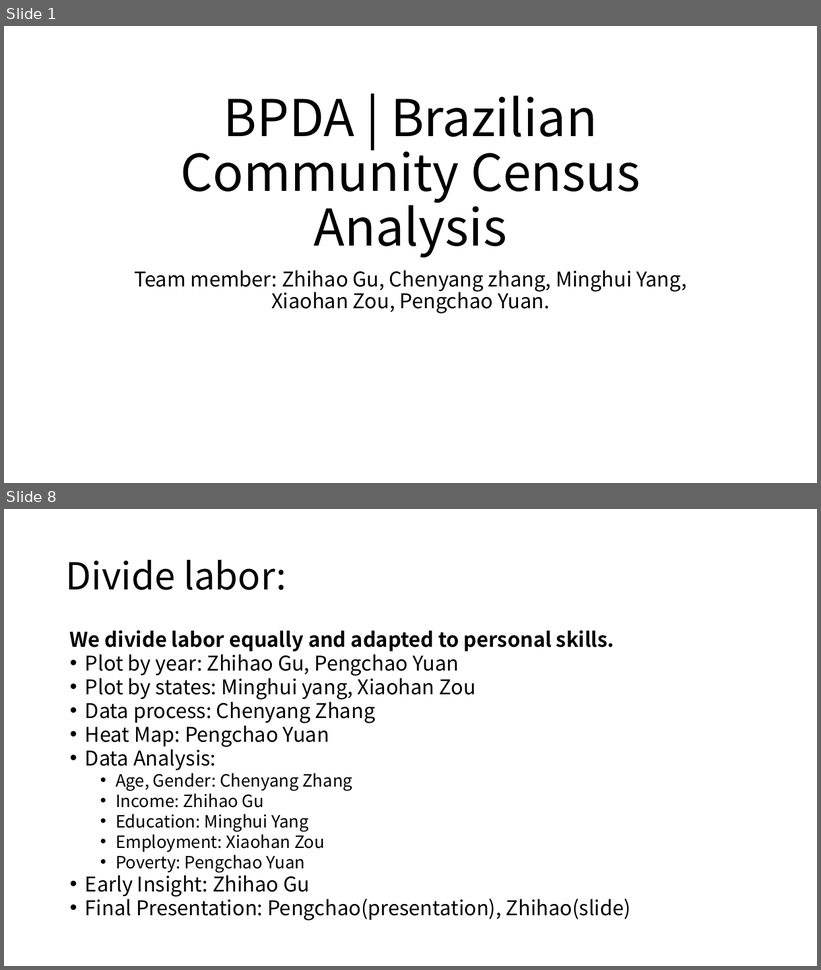
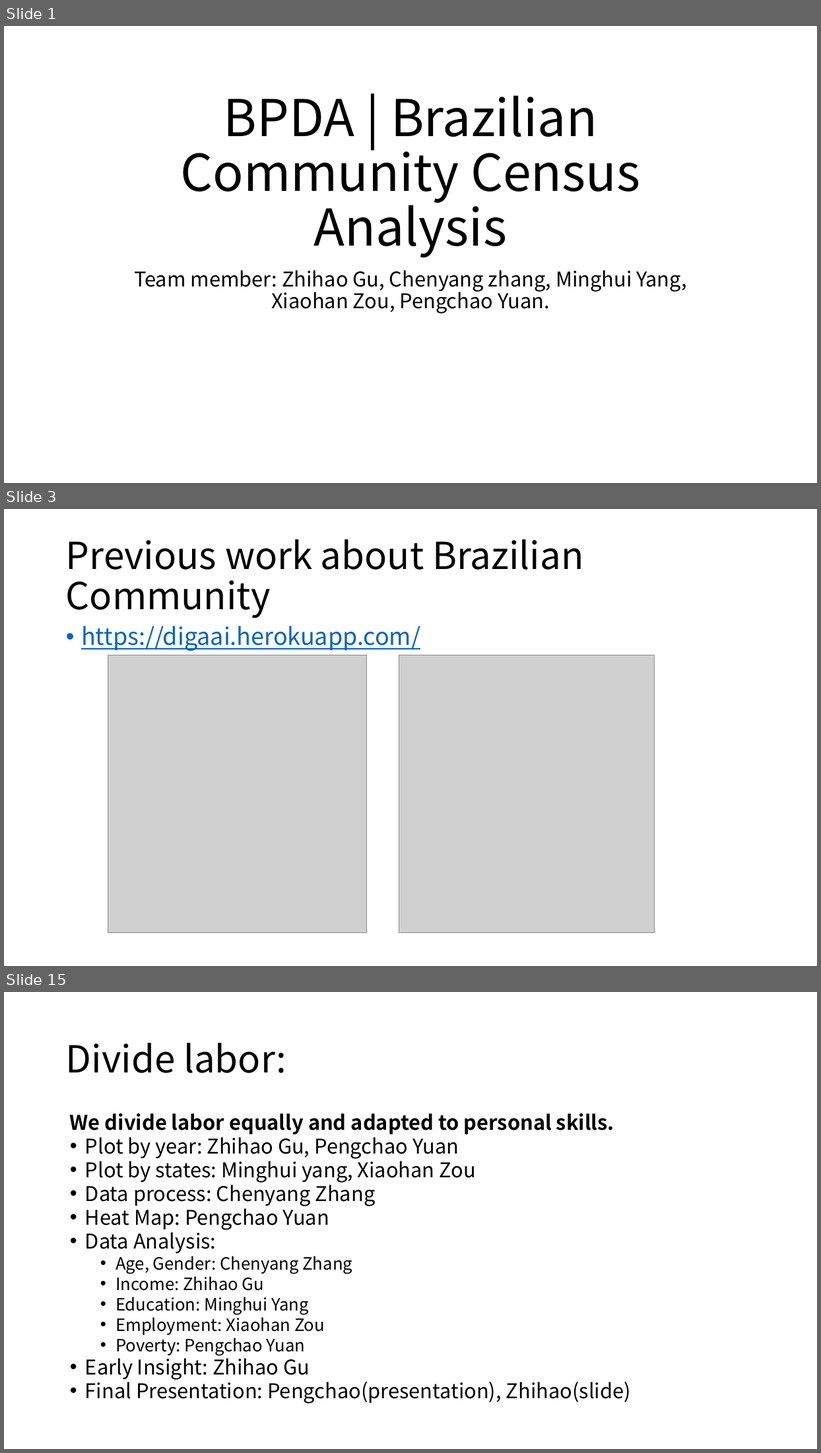
Before and after one commit to BU-Spark/ds-boston-bpda-br-census, a slide deck: Team 3 Project Deliverable/Final Presentation.pptx. Shown one above the other, each under a label of ours: slides 1 and 8 before the commit, slides 1, 3 and 15 after it; the slides between them are not shown. The pictures are 821x970 and 821x1453 pixels, drawn with LibreOffice and Linux fonts; fonts in the diff are those of the drawing; grey boxes stand for pictures. Boxes give left, top, right and bottom in pixels: in the first picture for what was removed or moved away, otherwise in the second. Text is boxed around its words. In the diff, an @@ line names an element or a change of style, - is before the commit and + after.

```diff
--- a/Team 3 Project Deliverable/Final Presentation.pptx
+++ b/Team 3 Project Deliverable/Final Presentation.pptx
@@ slide 3 added at bbox=[4, 509, 817, 966], background #FFFFFF @@
@@ title added at bbox=[66, 539, 583, 619], 44 pt, text #000000 @@
+Previous work about Brazilian Community
@@ text added at bbox=[81, 626, 420, 651], 28 pt, text #0563C1, underline @@
+• https://digaai.herokuapp.com/
@@ picture added at bbox=[108, 655, 366, 933] @@
@@ picture added at bbox=[399, 655, 654, 933] @@
@@ what was slide 8 is now slide 15 @@
```
Also in this commit, not shown: 2 slides changed, 11 other slides added, 4 slides removed, 4 other files.
